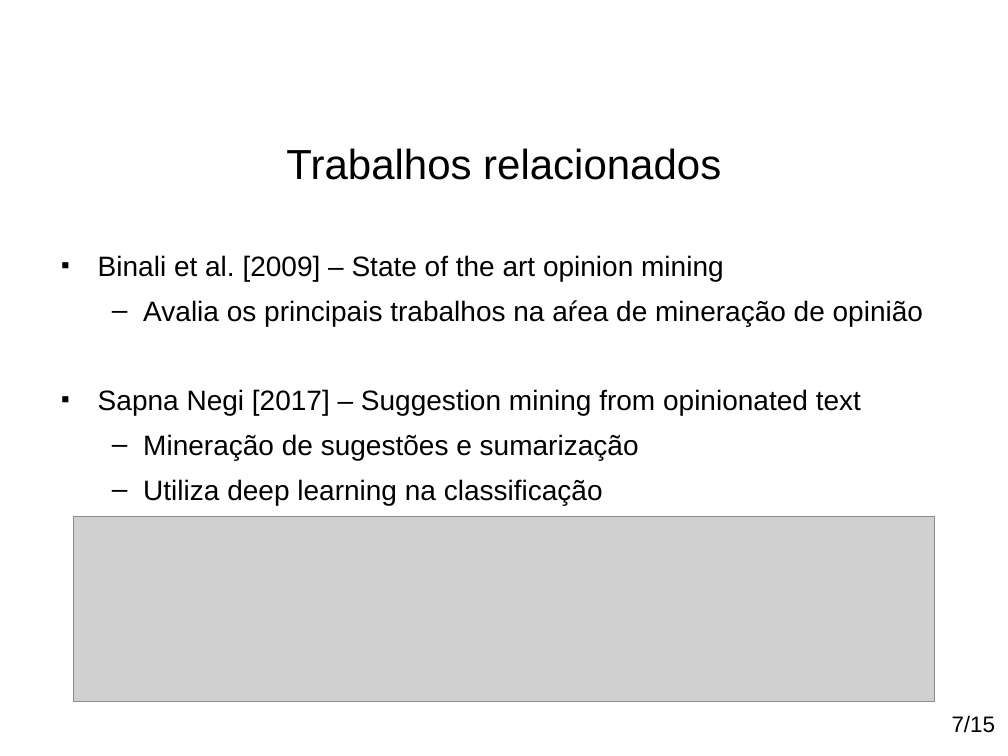
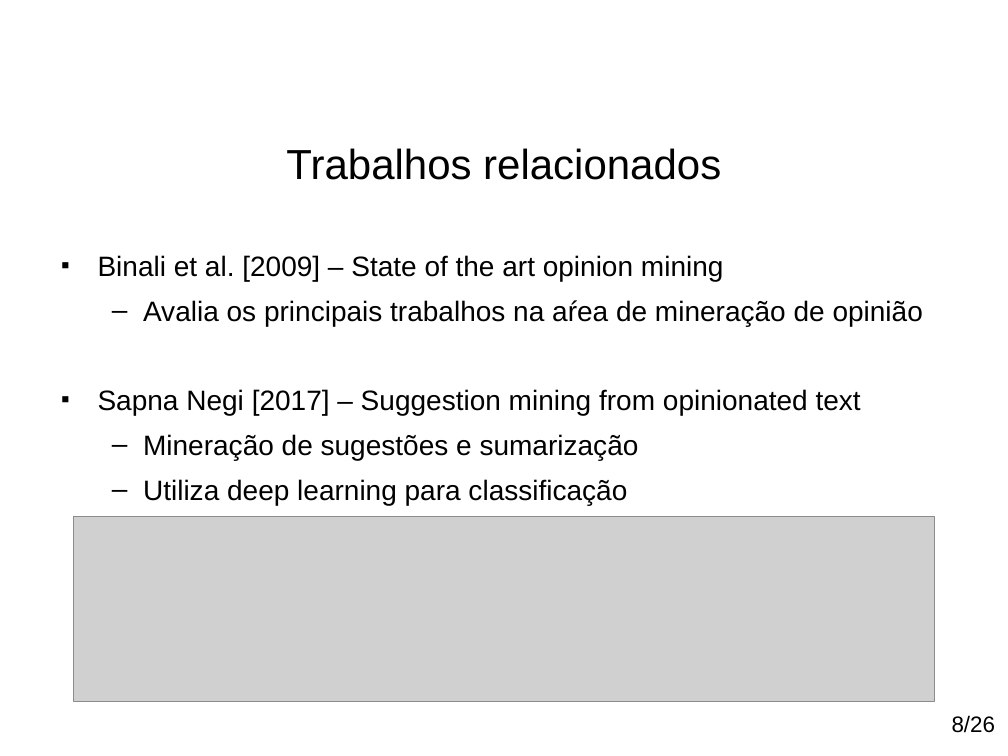
Before and after one commit to paulohq/apresentacao-NLP, a slide deck: slide 9 of apresentacao-mineracao-de-sugestoes.ppt (slide 8 before the commit). Drawn at 1008x756 pixels with LibreOffice and Linux fonts; fonts in the diff are those of the drawing; grey boxes stand for pictures; background and template pictures are left out. Boxes give left, top, right and bottom in pixels: in the first picture for what was removed or moved away, otherwise in the second. Text is boxed around its words. In the diff, an @@ line names an element or a change of style, - is before the commit and + after.

Commit message:
Finalização para primeira apresentação.

```diff
--- a/apresentacao-mineracao-de-sugestoes.ppt
+++ b/apresentacao-mineracao-de-sugestoes.ppt
@@ text at [143,479,627,505]: text changed @@
-  – Utiliza deep learning na classificação
+  – Utiliza deep learning para classificação
@@ text at [952,715,995,733]: text changed @@
-7/15
+8/26
```
Also in this commit, not shown: 19 other slides changed, 6 slides added, 3 slides removed, 4 other files.
